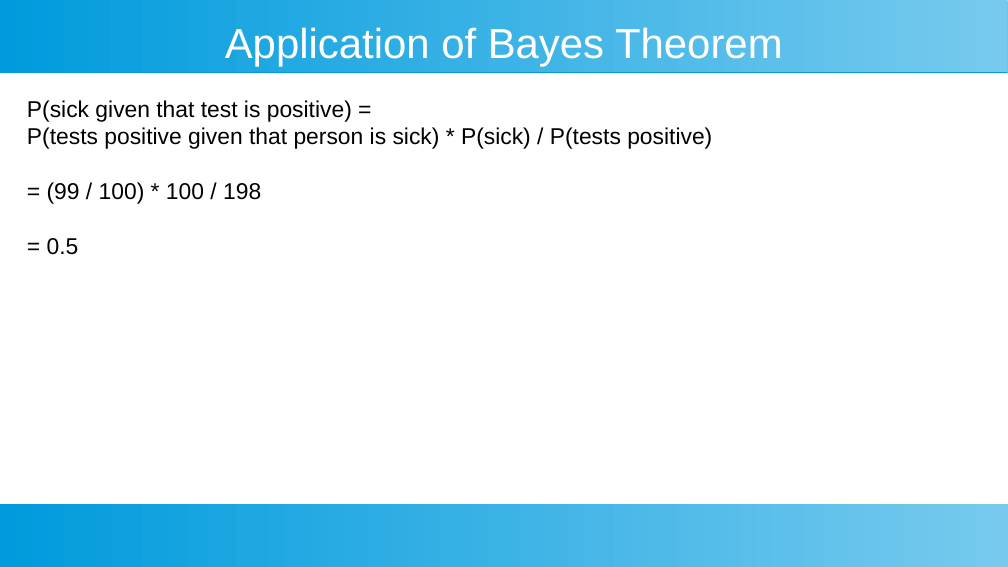
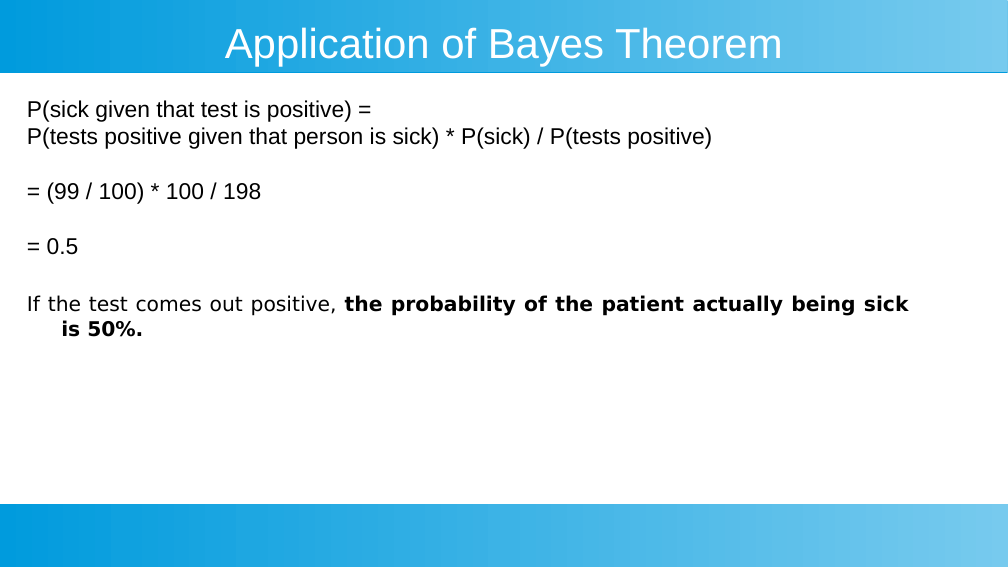
Before and after one commit to ashishjain1547/dataAnalyticsCourse, a slide deck: slide 7 of slides/(10) naive bayes classifier/naive bayes classifier.odp. Drawn at 1008x567 pixels with LibreOffice and Linux fonts; fonts in the diff are those of the drawing. Boxes give left, top, right and bottom in pixels: in the first picture for what was removed or moved away, otherwise in the second. Text is boxed around its words. In the diff, an @@ line names an element or a change of style, - is before the commit and + after.

```diff
--- a/slides/(10) naive bayes classifier/naive bayes classifier.odp
+++ b/slides/(10) naive bayes classifier/naive bayes classifier.odp
@@ text at (27, 295, 909, 337): paragraph added @@
+If the test comes out positive, the probability of the patient actually being sick is 50%.
```
Also in this commit, not shown: 5 other slides changed, 27 other files.
